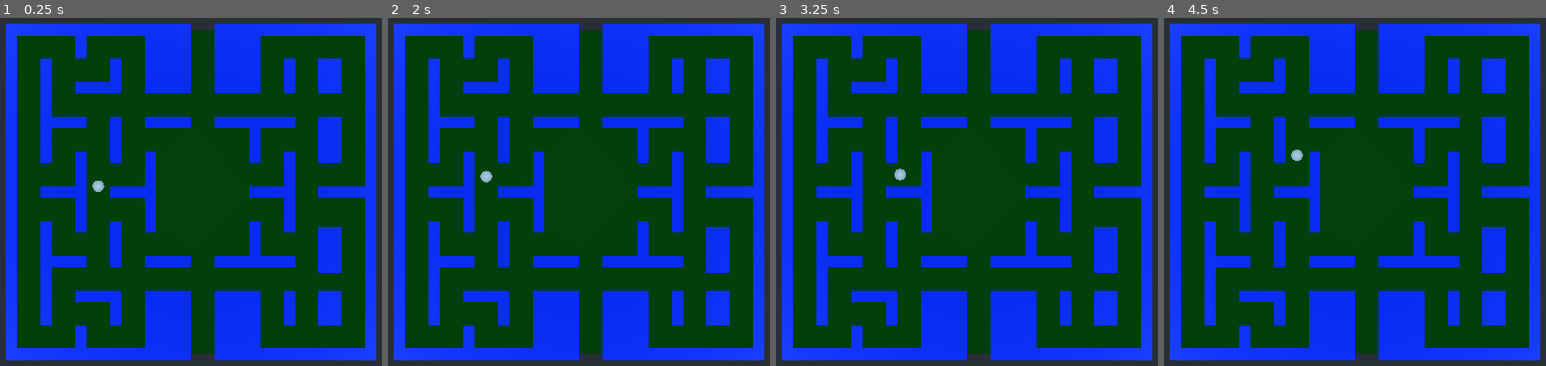
Above: before the commit, frames 1-4 (left to right).
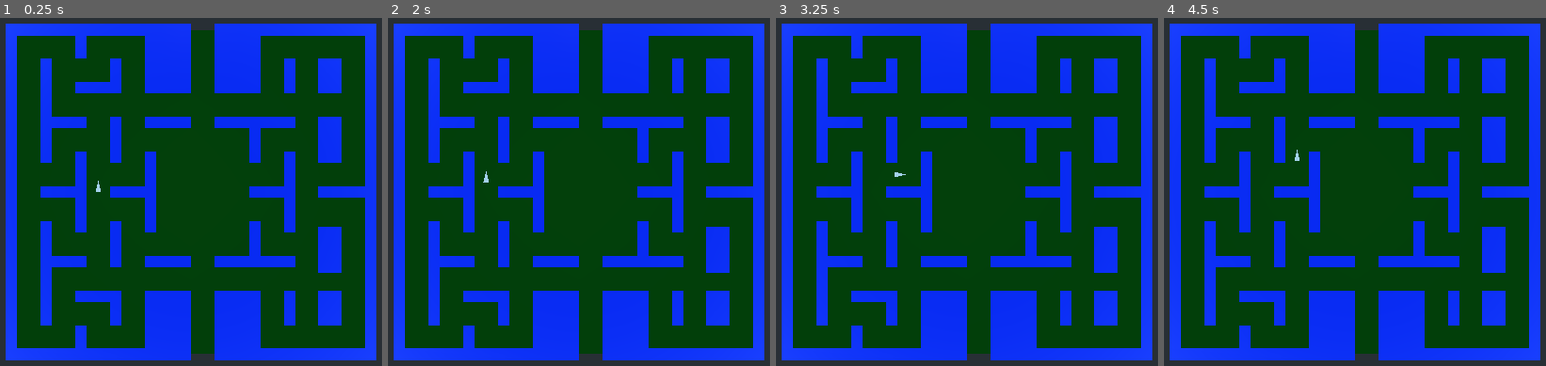
Above: after the commit, the same moments.

Repository: ToBaDi/pacman_3d_first_person
Game: Godot game, scene res://aban/main.tscn
Same seed, same stepped clock (60 frames per second), same inputs: the game is played once before the commit and once after it.
Inputs:
- Up to frame 1 (0.25 s): no input
- Up to frame 2 (2 s): tap Enter at 0.5 s; hold Right (right) 0.53-1.28 s; hold Space (start) 0.53-1.28 s; hold Down (back) from 1.28 s (still down); tap Space (start) at 1.35 s
- Up to frame 3 (3.25 s): tap Space (start) at 2, 2.85 s; release Down (back) at 2.03 s; hold Space (start) 2.03-2.78 s; hold Right (right) from 2.03 s (still down)
- Up to frame 4 (4.5 s): release Right (right) at 3.53 s; hold Space (start) 3.53-4.28 s; hold Left (left) from 3.53 s (still down); tap Space (start) at 4.35 s

The runs differ from the first frame. In frame 1, less than 0.1% of the frame differs, in the area x 24-28%, y 46-50%; in frame 2, less than 0.1%; in frame 3, less than 0.1%; in frame 4, less than 0.1%.

Commit message:
add ray test for rotation

Diff:
--- a/aban/main.tscn
+++ b/aban/main.tscn
@@ -132,15 +132,29 @@
 
 
 func rotate(dir : int) -> void:
-	data.player_dir = (dir + data.player_dir) % 360
-	data.player.rotation_degrees = Vector3(0, data.player_dir, 0)
+	if ray_test(dir):
+		data.player_dir = (dir + data.player_dir) % 360
+		data.player.rotation_degrees = Vector3(0, data.player_dir, 0)
+
+
+func ray_test(dir : int) -> bool:
+	data.player_raycast.transform = Transform.IDENTITY
+	data.player_raycast.cast_to = Vector3.FORWARD.rotated(Vector3.UP, deg2rad(dir)) * 3
+	data.player_raycast.force_raycast_update()
+	if data.player_raycast.get_collider():
+		return false
+	else:
+		return true
+
+
 
 "
 
 [sub_resource type="PlaneMesh" id=6]
 size = Vector2( 60, 56 )
 
-[sub_resource type="SphereMesh" id=7]
+[sub_resource type="PrismMesh" id=11]
+size = Vector3( 1, 2, 1 )
 
 [sub_resource type="ProceduralSky" id=8]
 
@@ -435,8 +449,8 @@
 cast_to = Vector3( 0, 0, -3 )
 
 [node name="MeshInstance" type="MeshInstance" parent="Scene/Player"]
-transform = Transform( 1, 0, 0, 0, 1, 0, 0, 0, 1, 0, 2, 0 )
-mesh = SubResource( 7 )
+transform = Transform( 1, 0, 0, 0, -1.62921e-07, 1, 0, -1, -1.62921e-07, 0, 2, 0 )
+mesh = SubResource( 11 )
 material/0 = null
 
 [node name="Show" type="Spatial" parent="Scene"]
--- a/project.godot
+++ b/project.godot
@@ -71,10 +71,6 @@
 config/name="pacman_3d_first_person"
 run/main_scene="res://aban/main.tscn"
 
-[autoload]
-
-RNG="*res://old/rng.gd"
-
 [debug]
 
 settings/stdout/verbose_stdout=true
